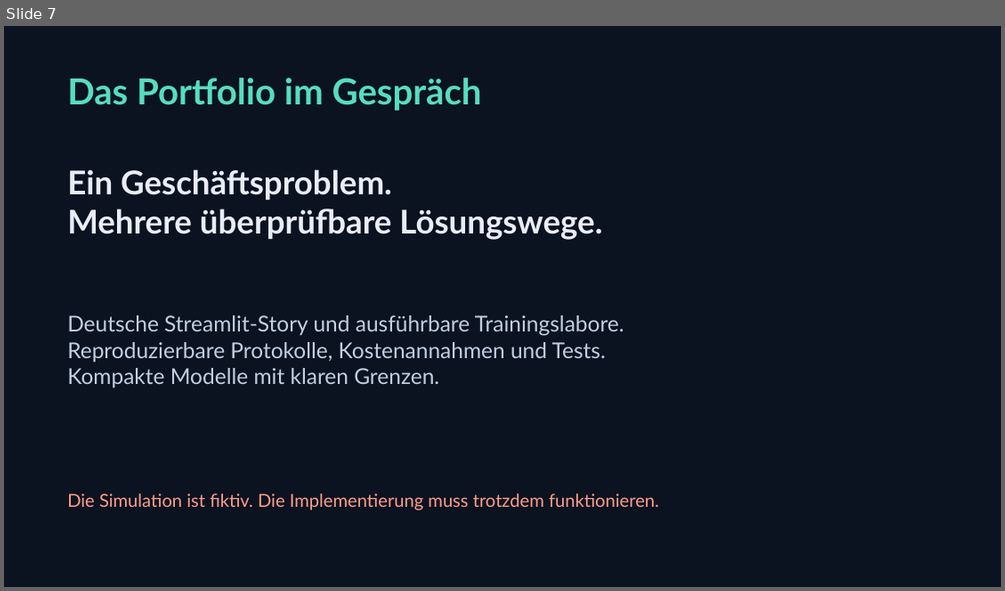
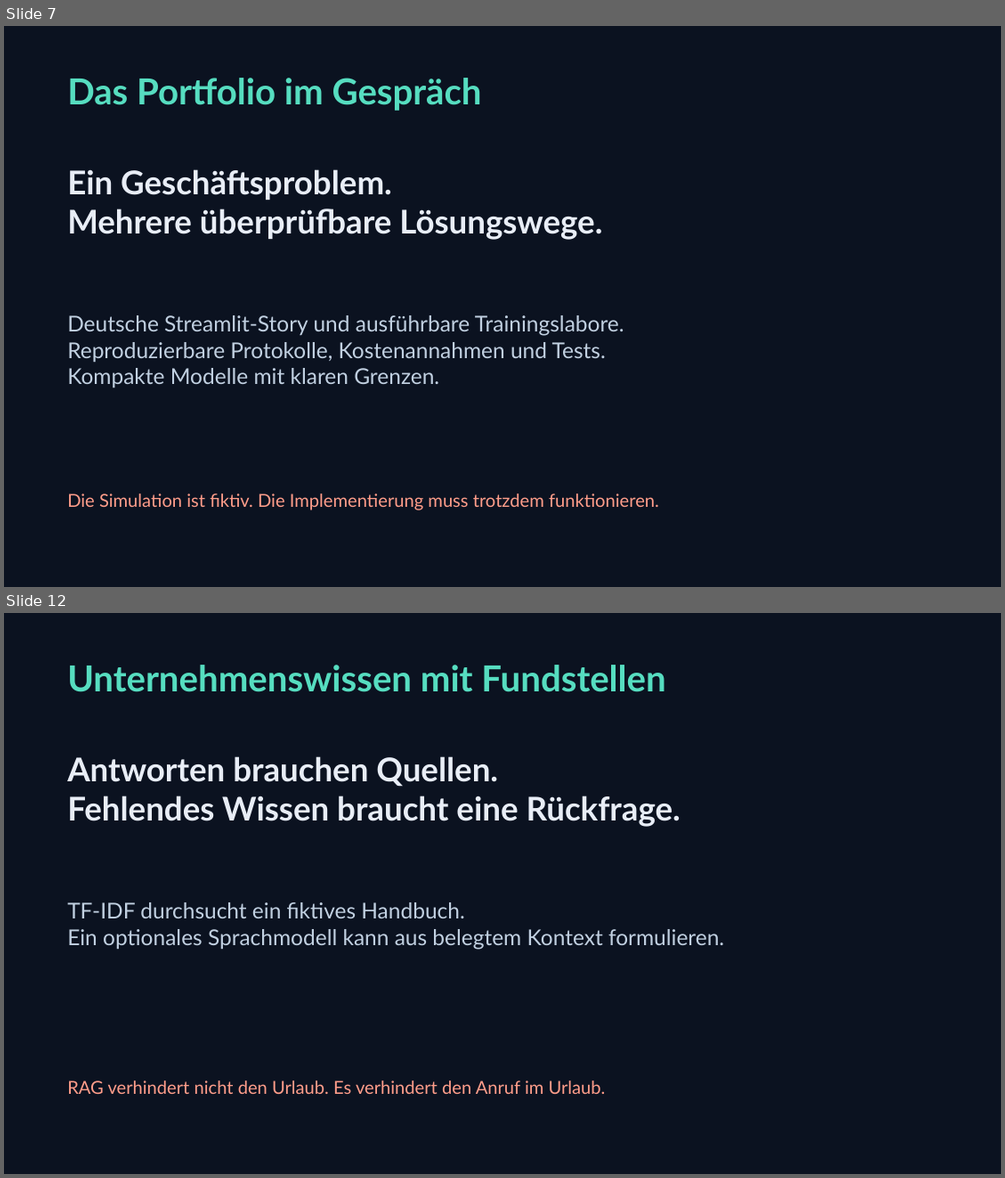
Before and after one commit to botsandbolts/Flight, a slide deck: assets/FLIGHT_Praesentation.pptx. Shown one above the other, each under a label of ours: slide 7 before the commit, slides 7 and 12 after it; the slides between them are not shown. The pictures are 1005x591 and 1005x1178 pixels, drawn with LibreOffice and Linux fonts; fonts in the diff are those of the drawing. Boxes give left, top, right and bottom in pixels: in the first picture for what was removed or moved away, otherwise in the second. Text is boxed around its words. In the diff, an @@ line names an element or a change of style, - is before the commit and + after.

```diff
--- a/assets/FLIGHT_Praesentation.pptx
+++ b/assets/FLIGHT_Praesentation.pptx
@@ slide 12 added at box(4, 613, 1001, 1174), background #0B1220 @@
@@ text added at box(67, 665, 665, 692), 34.5 pt, text #56DDC0, bold @@
+Unternehmenswissen mit Fundstellen
@@ text added at box(67, 756, 680, 827), 31.5 pt, text #E8EDF6, bold @@
+Antworten brauchen Quellen.
+Fehlendes Wissen braucht eine Rückfrage.
@@ text added at box(67, 902, 724, 949), 21 pt, text #C1D0E1 @@
+TF-IDF durchsucht ein fiktives Handbuch.
+Ein optionales Sprachmodell kann aus belegtem Kontext formulieren.
@@ text added at box(67, 1080, 606, 1094), 17.2 pt, text #FF9D8A @@
+RAG verhindert nicht den Urlaub. Es verhindert den Anruf im Urlaub.
```
Also in this commit, not shown: 7 other slides added, 21 other files.
